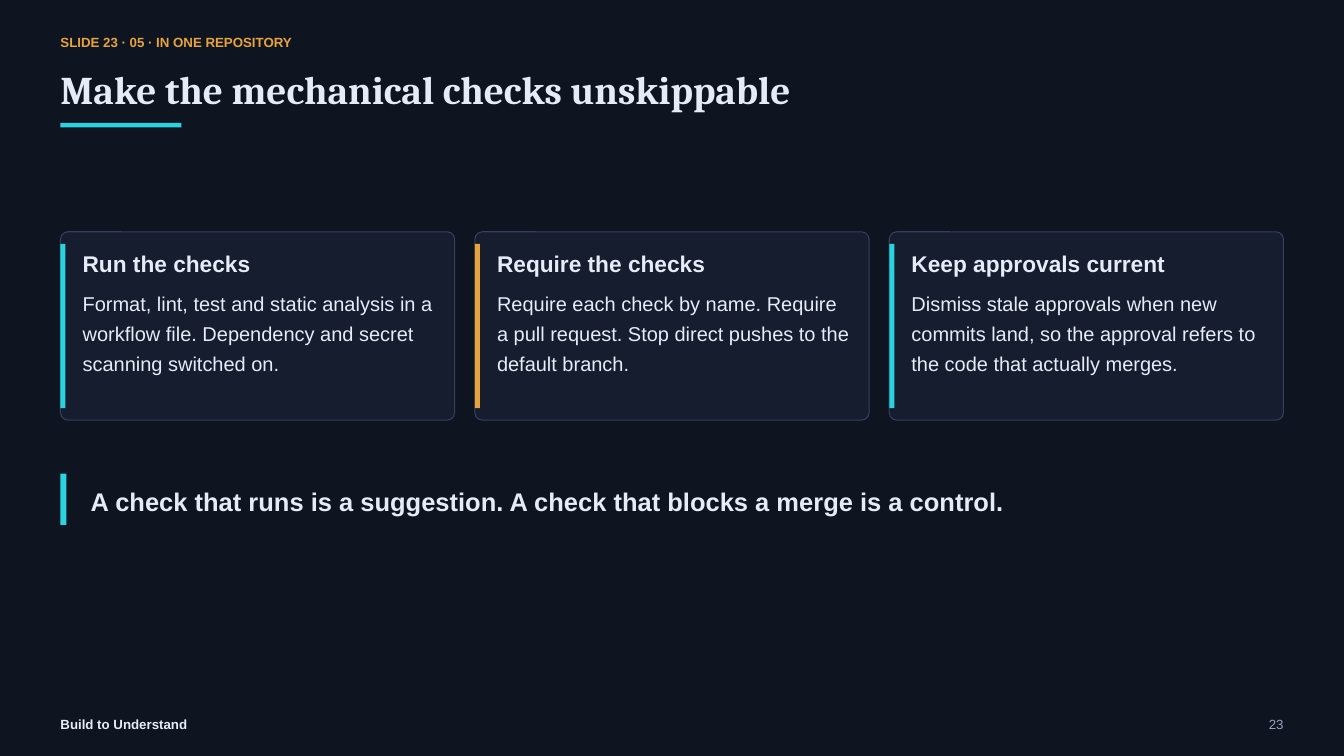
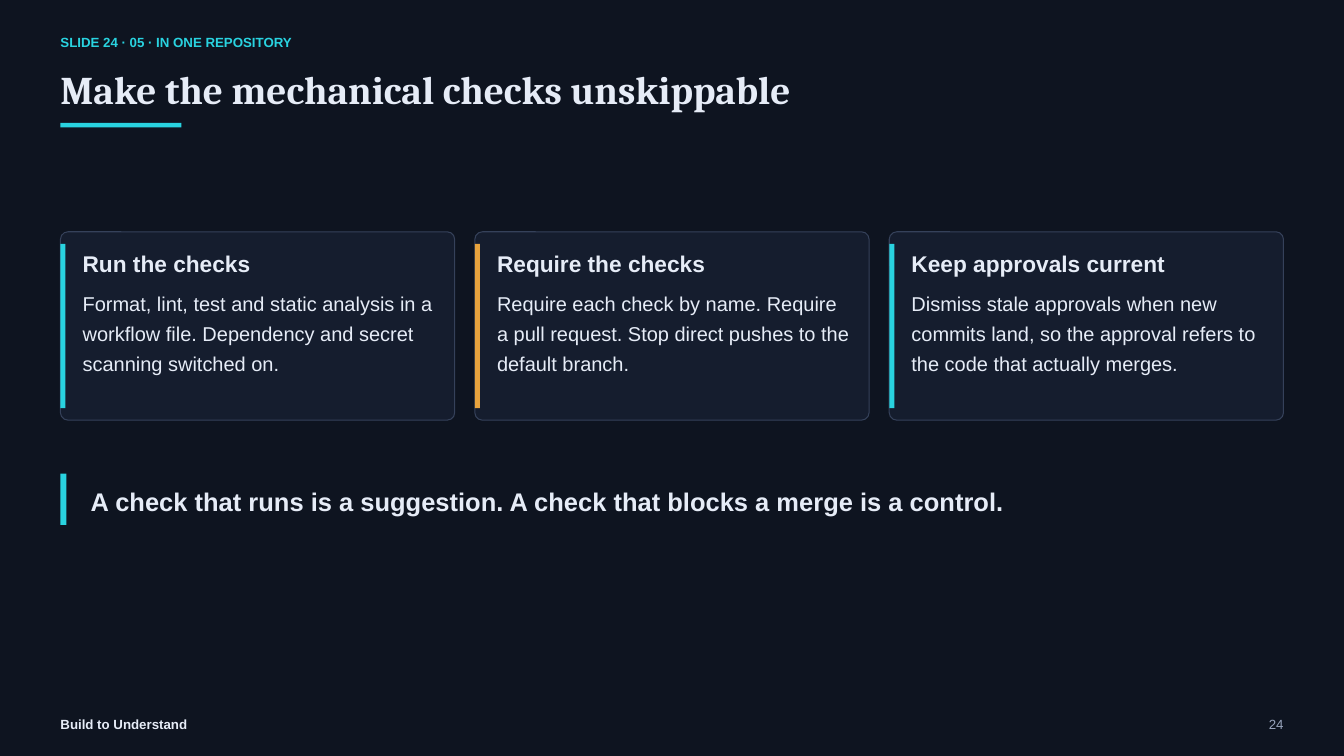
Before and after one commit to svenmalvik/buildtounderstand.org, a slide deck: slide 24 of presentations/what-is-the-second-pair-of-eyes-for.pptx (slide 23 before the commit). Drawn at 1344x756 pixels with LibreOffice and Linux fonts; fonts in the diff are those of the drawing. Boxes give left, top, right and bottom in pixels: in the first picture for what was removed or moved away, otherwise in the second. Text is boxed around its words. In the diff, an @@ line names an element or a change of style, - is before the commit and + after.

```diff
--- a/presentations/what-is-the-second-pair-of-eyes-for.pptx
+++ b/presentations/what-is-the-second-pair-of-eyes-for.pptx
@@ text at bbox=[60, 37, 292, 47]: text changed; text colour #E8A33D to #29D3E0 @@
-SLIDE 23 · 05 · IN ONE REPOSITORY
+SLIDE 24 · 05 · IN ONE REPOSITORY
@@ text at bbox=[1269, 720, 1284, 729]: text changed @@
-23
+24
```
Also in this commit, not shown: 11 other slides changed, 1 slide added, 4 other files.
